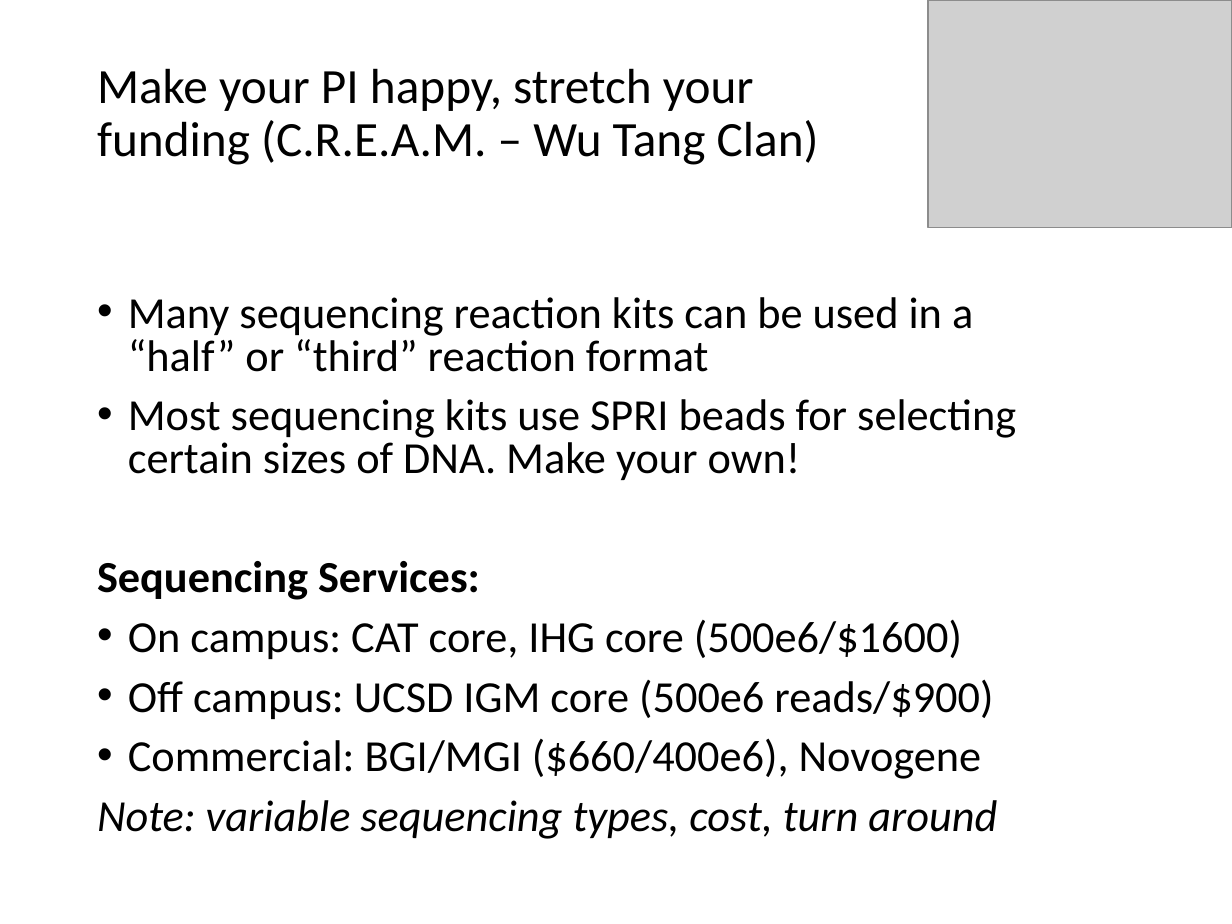
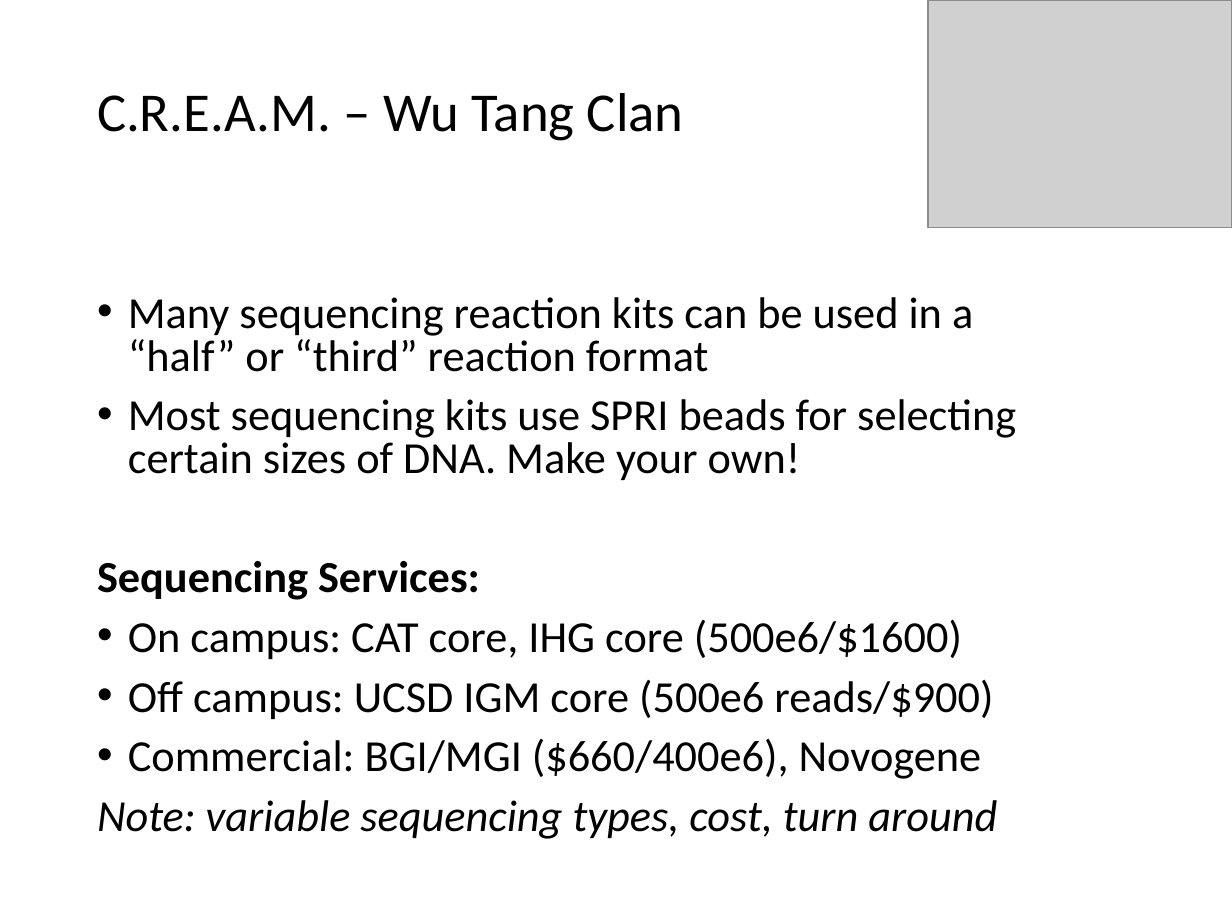
Before and after one commit to ryanmboileau/UCSF_DSCB_introtosequencing, a slide deck: slide 8 of 20230131_DSCB_Discussion.pptx. Drawn at 1232x924 pixels with LibreOffice and Linux fonts; fonts in the diff are those of the drawing; grey boxes stand for pictures. Boxes give left, top, right and bottom in pixels: in the first picture for what was removed or moved away, otherwise in the second. Text is boxed around its words. In the diff, an @@ line names an element or a change of style, - is before the commit and + after.

```diff
--- a/20230131_DSCB_Discussion.pptx
+++ b/20230131_DSCB_Discussion.pptx
@@ title at box(97, 93, 684, 141): text changed; size 28.8 to 32 pt @@
-Make your PI happy, stretch your funding (C.R.E.A.M. – Wu Tang Clan)
+C.R.E.A.M. – Wu Tang Clan
```
